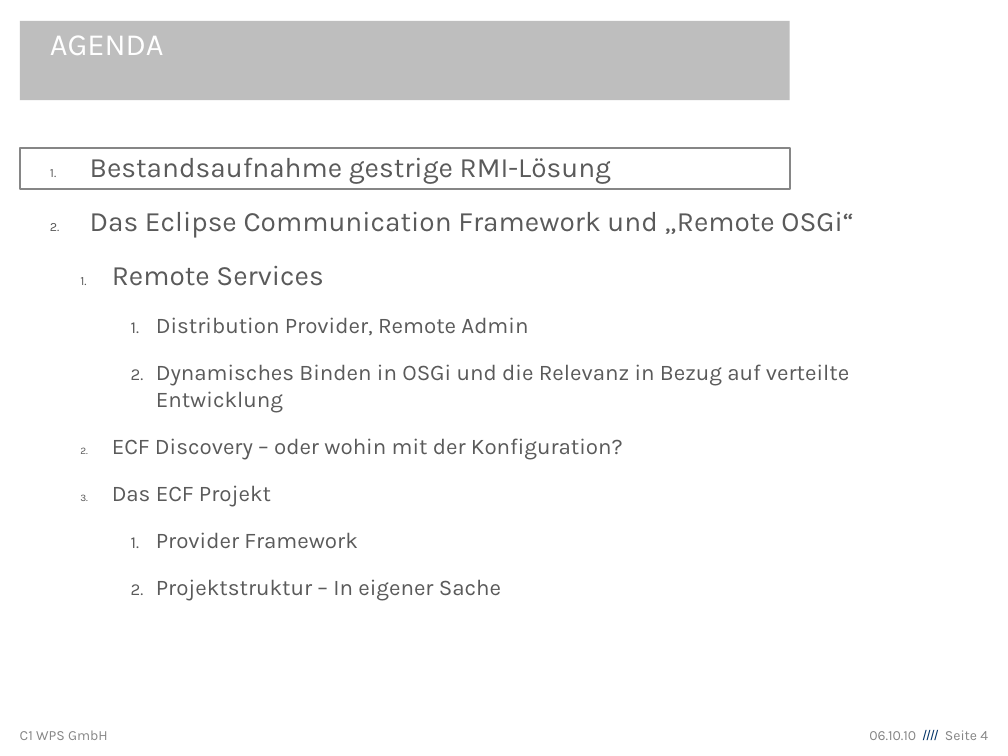
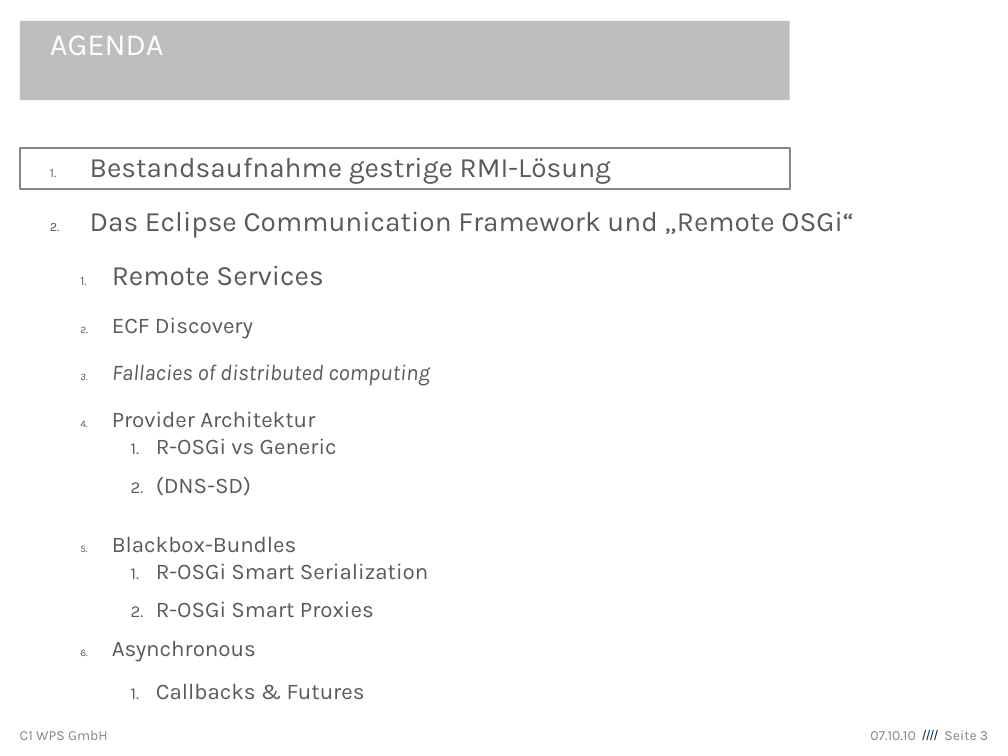
Before and after one commit to lemmy/org.eclipse.ecf.winterschool, a slide deck: slide 3 of org.eclipse.ecf.winterschool/EclipseCommunicationFramework.odp (slide 4 before the commit). Drawn at 1008x756 pixels with LibreOffice and Linux fonts; fonts in the diff are those of the drawing; background and template pictures are left out. Boxes give left, top, right and bottom in pixels: in the first picture for what was removed or moved away, otherwise in the second. Text is boxed around its words. In the diff, an @@ line names an element or a change of style, - is before the commit and + after.

Commit message:
one more version

```diff
--- a/org.eclipse.ecf.winterschool/EclipseCommunicationFramework.odp
+++ b/org.eclipse.ecf.winterschool/EclipseCommunicationFramework.odp
@@ text at (112, 317, 429, 699): text changed @@
-    1. Distribution Provider, Remote Admin
-    2. Dynamisches Binden in OSGi und die Relevanz in Bezug auf verteilte Entwicklung
-  2. ECF Discovery – oder wohin mit der Konfiguration?
-  3. Das ECF Projekt
-    1. Provider Framework
-    2. Projektstruktur – In eigener Sache
+  2. ECF Discovery
+  3. Fallacies of distributed computing
+  4. Provider Architektur
+    1. R-OSGi vs Generic
+    2. (DNS-SD)
+  5. Blackbox-Bundles
+    1. R-OSGi Smart Serialization
+    2. R-OSGi Smart Proxies
+  6. Asynchronous
+    1. Callbacks & Futures
@@ text at (870, 730, 988, 740): text changed @@
-06.10.10 //// Seite 4
+07.10.10 //// Seite 3
```
Also in this commit, not shown: 12 other slides changed, 8 slides added, 13 slides removed.
